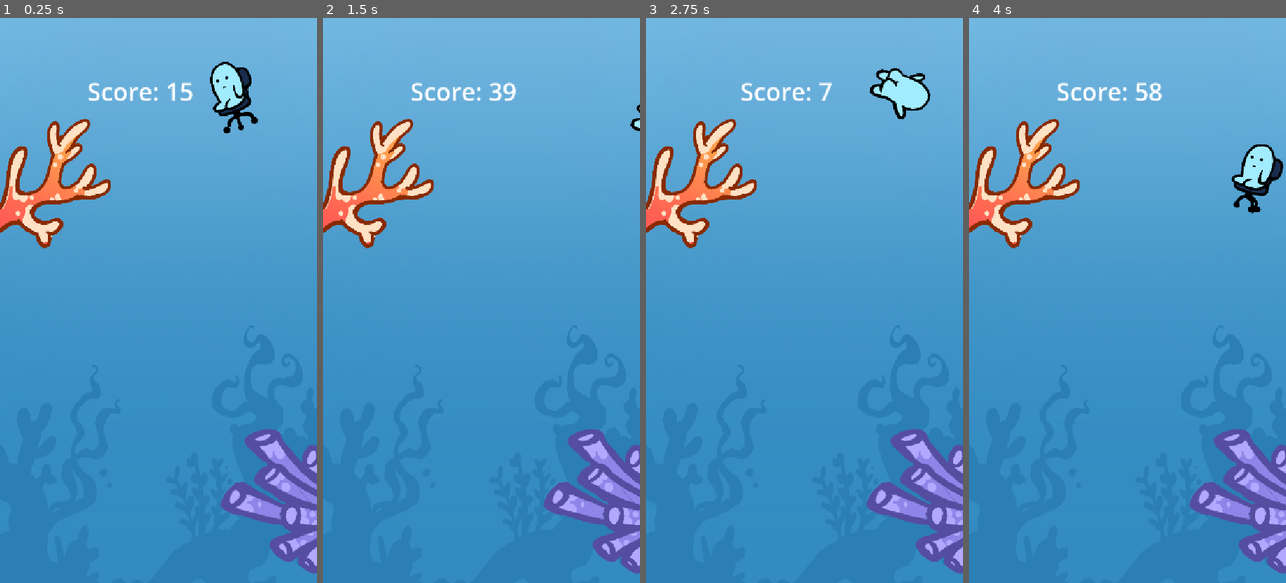
Above: before the commit, frames 1-4 (left to right).
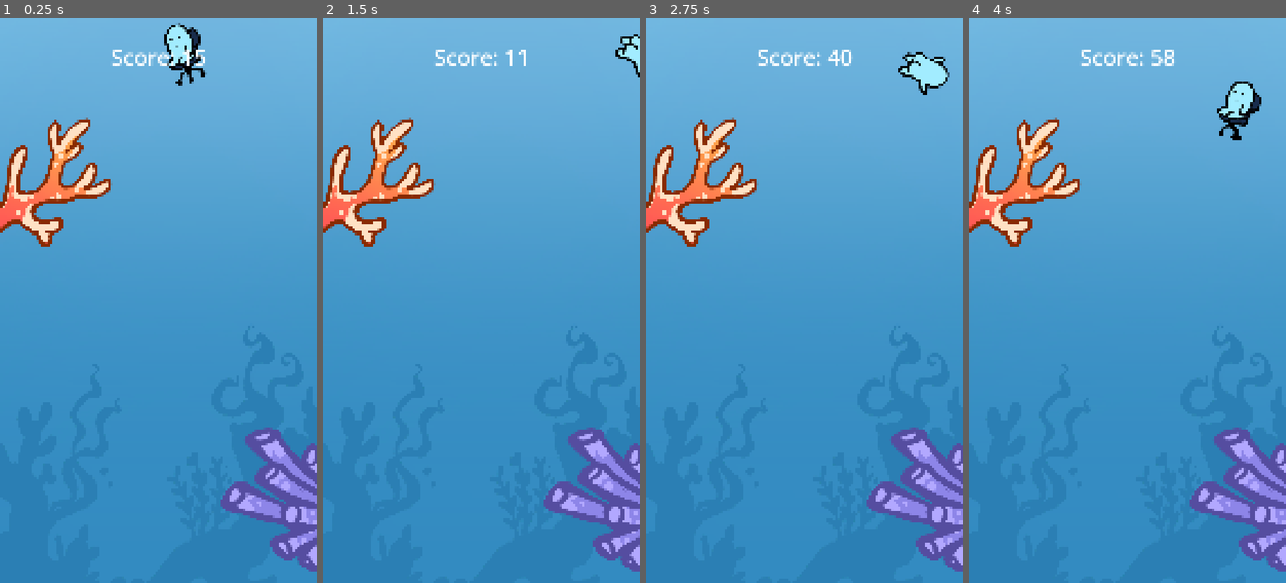
Above: after the commit, the same moments.

Repository: izzqz/to-the-core
Game: Godot game, scene res://main.tscn
Same seed, same stepped clock (60 frames per second), same inputs: the game is played once before the commit and once after it.
Inputs:
- Up to frame 1 (0.25 s): no input
- Up to frame 2 (1.5 s): tap Space (flap) at 0.77, 1.07 s
- Up to frame 3 (2.75 s): tap Space (flap) at 1.52, 1.82 s
- Up to frame 4 (4 s): tap Space (flap) at 3.02, 3.32, 3.77 s

The runs differ from the first frame. In frame 1, 4.3% of the frame differs, in the area x 0-100%, y 0-99%; in frame 2, 2.8%; in frame 3, 4.0%; in frame 4, 4.5%, in the area x 0-100%, y 5-99%.

Commit message:
Change to 4K

Diff:
--- a/main.tscn
+++ b/main.tscn
@@ -20,31 +20,30 @@
 metadata/_edit_lock_ = true
 
 [node name="Background" type="Sprite2D" parent="."]
-position = Vector2(132.693, -729.221)
-scale = Vector2(0.450838, 0.450838)
 texture = ExtResource("1_h2yge")
-offset = Vector2(423, 4178)
+centered = false
+metadata/_edit_lock_ = true
 
 [node name="Area2D" type="Area2D" parent="Background" groups=["obstacle"]]
 script = SubResource("GDScript_1bvp3")
 
 [node name="CollisionShape2D" type="CollisionShape2D" parent="Background/Area2D" groups=["obstacle"]]
-position = Vector2(-125.803, 2453.17)
-rotation = 0.685646
+position = Vector2(155, 794)
+rotation = 0.941394
 shape = SubResource("RectangleShape2D_0xm2m")
 
 [node name="CollisionShape2D2" type="CollisionShape2D" parent="Background/Area2D" groups=["obstacle"]]
-position = Vector2(1087.3, 3861.72)
-rotation = -0.917145
+position = Vector2(58.0001, 3581)
+rotation = 0.814994
 shape = SubResource("RectangleShape2D_0xm2m")
 
 [node name="CollisionShape2D3" type="CollisionShape2D" parent="Background/Area2D" groups=["obstacle"]]
-position = Vector2(1087.3, 3861.72)
+position = Vector2(1383, 2229)
 rotation = -0.917145
 shape = SubResource("RectangleShape2D_0xm2m")
 
 [node name="Player" parent="." instance=ExtResource("1_ig7tw")]
-position = Vector2(286, 96)
+position = Vector2(647, 96)
 
 [node name="CameraOffset" type="Marker2D" parent="Player"]
 
@@ -53,21 +52,12 @@
 ignore_rotation = false
 limit_left = 0
 limit_top = 0
-limit_right = 648
+limit_right = 1440
 limit_smoothed = true
 position_smoothing_speed = 10.0
 
 [node name="CanvasLayer" type="CanvasLayer" parent="."]
 
 [node name="Overlay" parent="CanvasLayer" instance=ExtResource("4_1bvp3")]
-anchors_preset = 0
-anchor_right = 0.0
-anchor_bottom = 0.0
-offset_left = 286.0
-offset_top = 96.0
-offset_right = 286.0
-offset_bottom = 96.0
-grow_horizontal = 1
-grow_vertical = 1
 
 [connection signal="area_entered" from="Background/Area2D" to="Background/Area2D" method="_on_area_entered"]
--- a/project.godot
+++ b/project.godot
@@ -21,9 +21,8 @@
 
 [display]
 
-window/size/viewport_width=648
-window/size/viewport_height=1152
-window/size/mode=2
+window/size/viewport_width=1440
+window/size/viewport_height=2560
 window/stretch/mode="canvas_items"
 window/handheld/orientation=1
 
--- a/scenes/overlay.tscn
+++ b/scenes/overlay.tscn
@@ -1,7 +1,7 @@
 [gd_scene load_steps=3 format=3 uid="uid://74dbxxifoh4v"]
 
 [sub_resource type="LabelSettings" id="LabelSettings_14nai"]
-font_size = 50
+font_size = 100
 
 [sub_resource type="GDScript" id="GDScript_r2eog"]
 script/source = "extends Label
@@ -21,6 +21,7 @@
 anchor_bottom = 1.0
 grow_horizontal = 2
 grow_vertical = 2
+metadata/_edit_use_anchors_ = true
 
 [node name="Score" type="VBoxContainer" parent="."]
 layout_mode = 1
@@ -29,6 +30,7 @@
 anchor_bottom = 1.0
 grow_horizontal = 2
 grow_vertical = 2
+metadata/_edit_use_anchors_ = true
 
 [node name="MarginContainer" type="MarginContainer" parent="Score"]
 custom_minimum_size = Vector2(0, 100)
--- a/scenes/player.tscn
+++ b/scenes/player.tscn
@@ -27,7 +27,7 @@
 }]
 
 [sub_resource type="CircleShape2D" id="CircleShape2D_qlg0r"]
-radius = 33.0151
+radius = 56.3205
 
 [sub_resource type="Animation" id="Animation_dqkch"]
 resource_name = "death"
@@ -117,17 +117,14 @@
 
 [node name="Alive_Animation" type="AnimatedSprite2D" parent="."]
 position = Vector2(33, 55)
-scale = Vector2(0.52125, 0.52125)
 sprite_frames = SubResource("SpriteFrames_fjrip")
 autoplay = "default"
 frame = 2
 frame_progress = 1.0
 
 [node name="Dead_Sprite" type="Sprite2D" parent="."]
-visible = false
 position = Vector2(37, 46)
 rotation = 2.01052
-scale = Vector2(0.54, 0.54)
 texture = ExtResource("5_qlg0r")
 
 [node name="ColisionDetector" type="Area2D" parent="."]
--- /dev/null
+++ b/scenes/stool_fx.tscn
@@ -0,0 +1,21 @@
+[gd_scene load_steps=5 format=3 uid="uid://fm55d3unq21o"]
+
+[ext_resource type="Texture2D" uid="uid://bhlr5w7ngod41" path="res://assets/player/fx/stool.png" id="1_udtdc"]
+[ext_resource type="Texture2D" uid="uid://cfjubq0miyn36" path="res://assets/player/fx/wheel_1.png" id="2_mu8r3"]
+[ext_resource type="Texture2D" uid="uid://cgy63kukm1fdo" path="res://assets/player/fx/wheel_2.png" id="3_cwymu"]
+[ext_resource type="Texture2D" uid="uid://ddgh1x6cf3rvk" path="res://assets/player/fx/wheel_3.png" id="4_1rb58"]
+
+[node name="StoolFx" type="Node2D"]
+
+[node name="Stool" type="Sprite2D" parent="."]
+position = Vector2(21, 9)
+texture = ExtResource("1_udtdc")
+
+[node name="Wheel1" type="Sprite2D" parent="."]
+texture = ExtResource("2_mu8r3")
+
+[node name="Wheel2" type="Sprite2D" parent="."]
+texture = ExtResource("3_cwymu")
+
+[node name="Wheel3" type="Sprite2D" parent="."]
+texture = ExtResource("4_1rb58")
--- a/scripts/game.gd
+++ b/scripts/game.gd
@@ -6,7 +6,7 @@
 	if event.is_action_pressed("debug_restart"):
 		$Player.position = start_position
 		$Player.is_alive = false
-		#$Player.restart()
+		$Player.restart()
 
 	if event.is_action_pressed("debug_stop"):
 		$Player.is_alive = false
--- a/scripts/player.gd
+++ b/scripts/player.gd
@@ -99,9 +99,7 @@
 		var screen_margin = 5
 
 		# Check if player is too far off screen
-		if (position.y > viewport_rect.size.y + screen_margin or
-			position.y < -screen_margin or
-			position.x > viewport_rect.size.x + screen_margin or
+		if (position.x > viewport_rect.size.x + screen_margin or
 			position.x < -screen_margin):
 			game_over()
 
Binary file added: assets/player/fx/stool.png
Not shown, added: assets/player/fx/stool.png.import
Binary file added: assets/player/fx/wheel_1.png
Not shown, added: assets/player/fx/wheel_1.png.import
Binary file added: assets/player/fx/wheel_2.png
Not shown, added: assets/player/fx/wheel_2.png.import
Binary file added: assets/player/fx/wheel_3.png
Not shown, added: assets/player/fx/wheel_3.png.import
